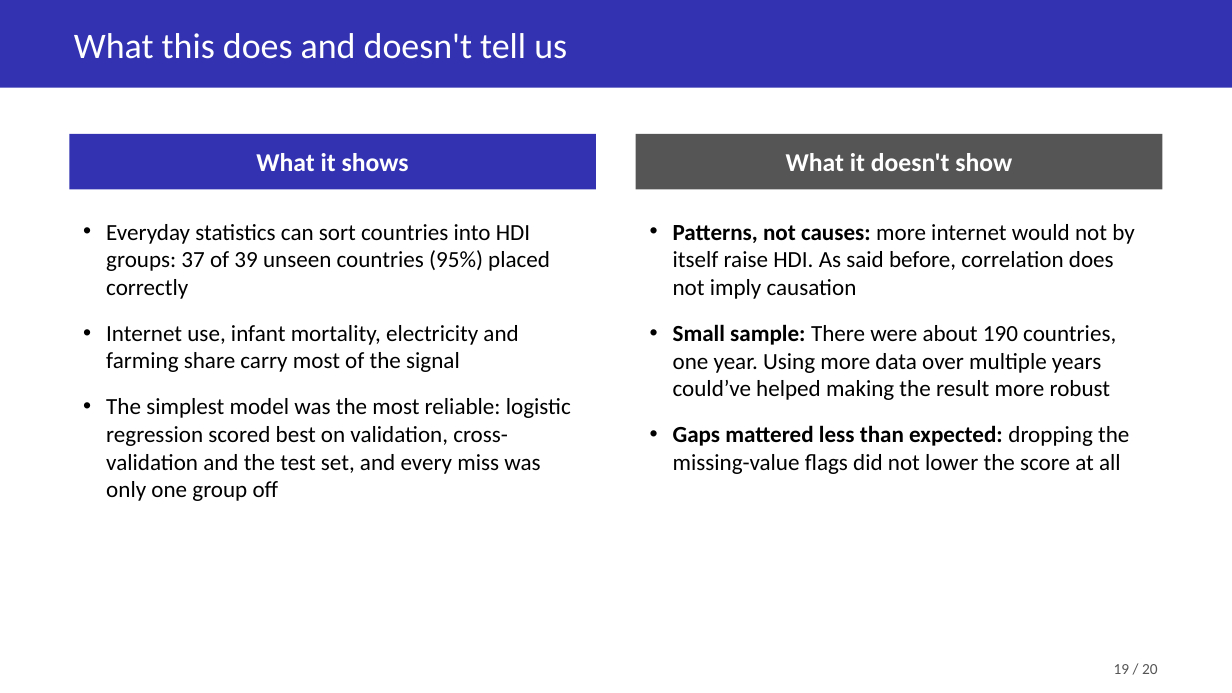
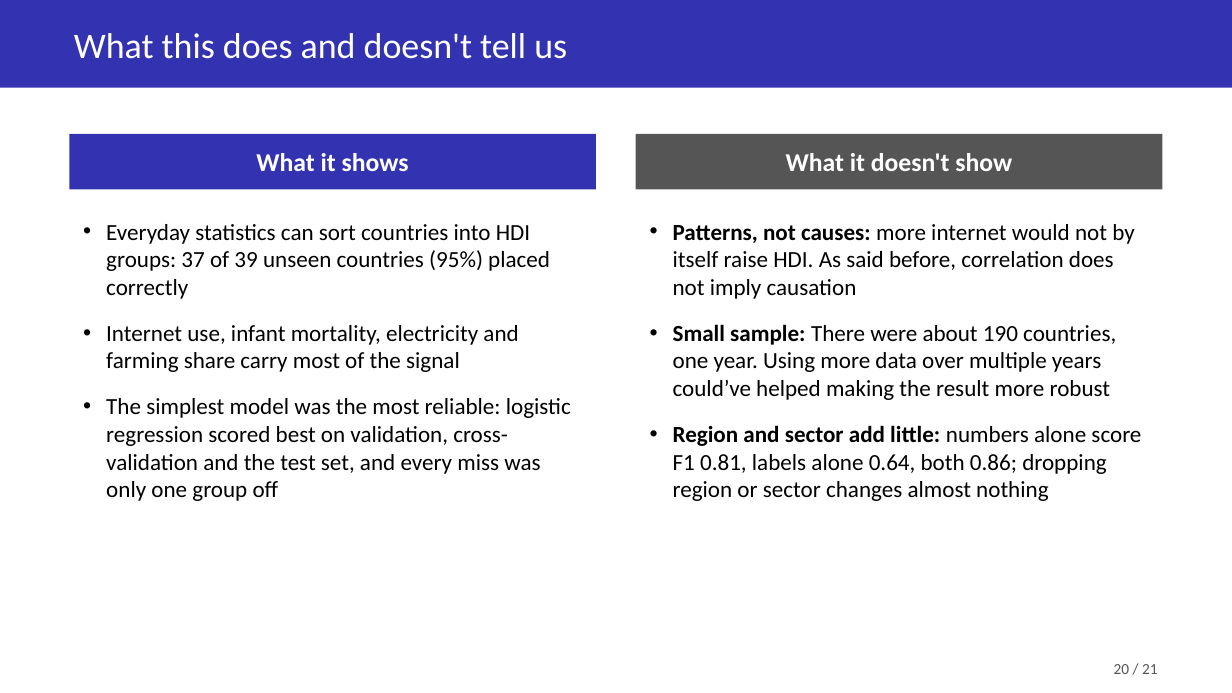
Before and after one commit to Soemon007/DS203_GroupProject, a slide deck: slide 20 of deliverables/DS203_Slides.pptx (slide 19 before the commit). Drawn at 1232x693 pixels with LibreOffice and Linux fonts; fonts in the diff are those of the drawing. Boxes give left, top, right and bottom in pixels: in the first picture for what was removed or moved away, otherwise in the second. Text is boxed around its words. In the diff, an @@ line names an element or a change of style, - is before the commit and + after.

```diff
--- a/deliverables/DS203_Slides.pptx
+++ b/deliverables/DS203_Slides.pptx
@@ text at box(673, 425, 1141, 501): text changed @@
-• Gaps mattered less than expected: dropping the missing-value flags did not lower the score at all
+• Region and sector add little: numbers alone score F1 0.81, labels alone 0.64, both 0.86; dropping region or sector changes almost nothing
@@ text at box(1114, 664, 1158, 674): text changed @@
-19 / 20
+20 / 21
```
Also in this commit, not shown: 19 other slides changed, 1 slide added.
